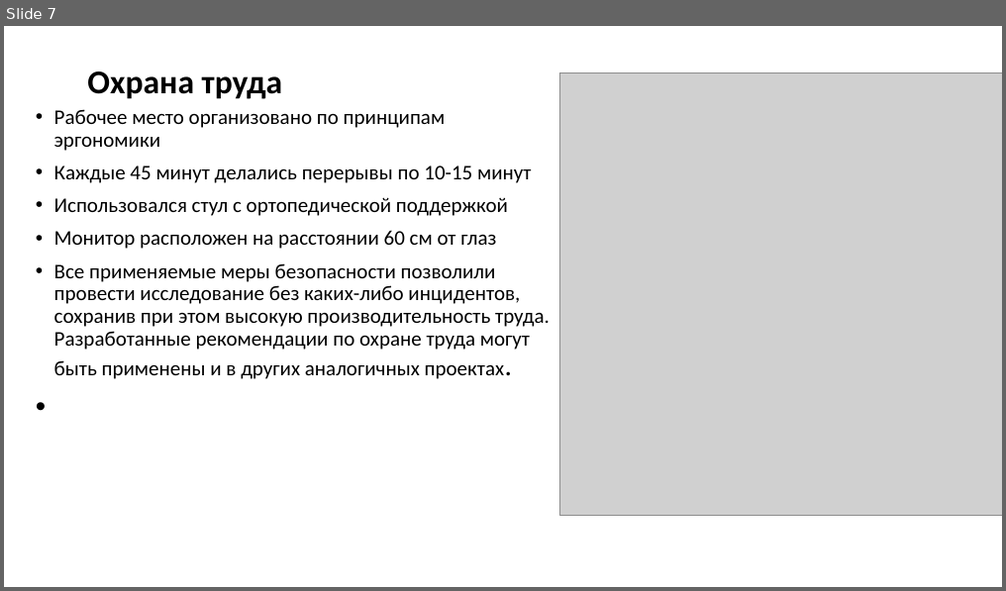
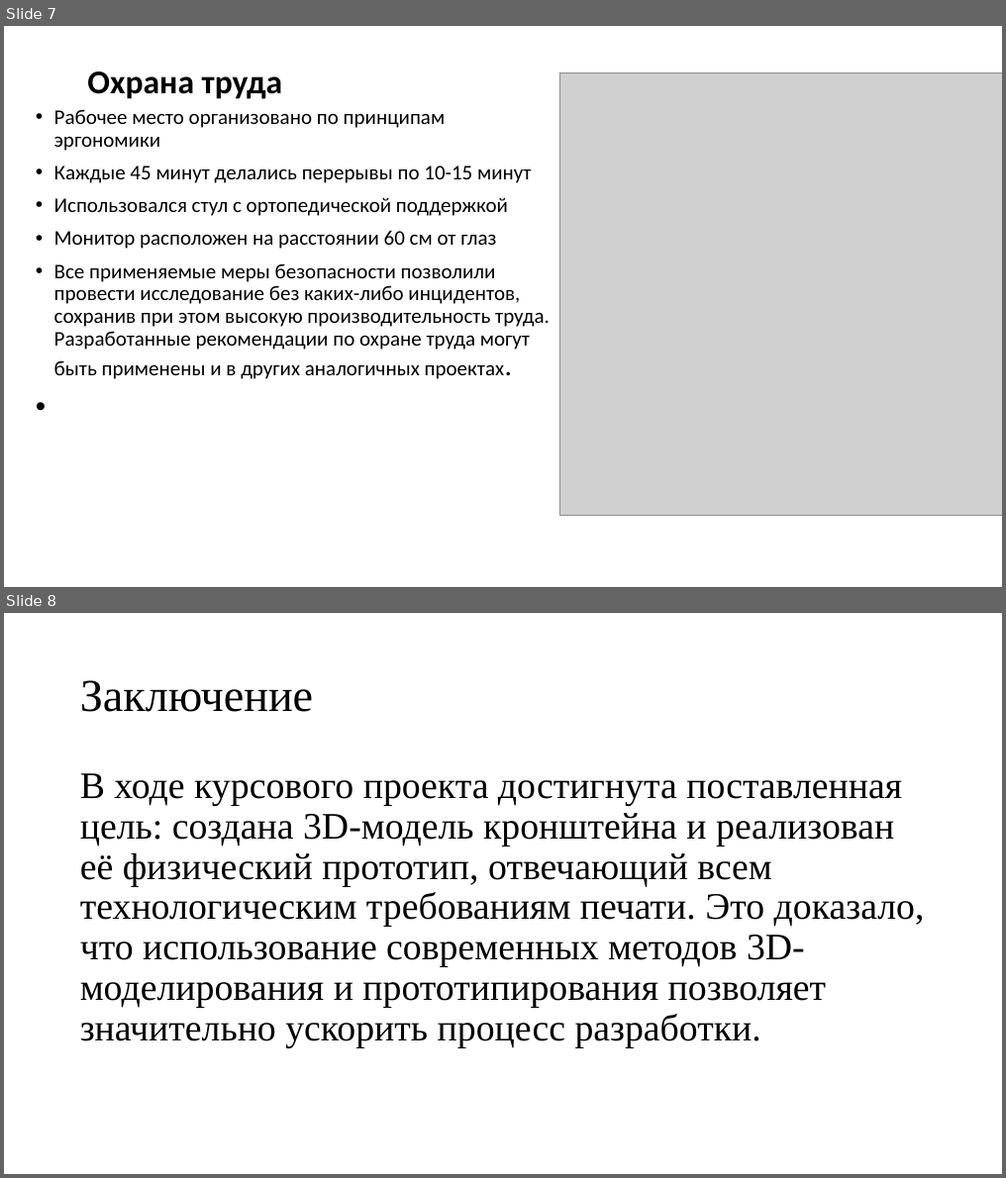
Before and after one commit to Katrina0372/KP1, a slide deck: презентацияшеина.pptx. Shown one above the other, each under a label of ours: slide 7 before the commit, slides 7 and 8 after it. The pictures are 1006x591 and 1006x1178 pixels, drawn with LibreOffice and Linux fonts; fonts in the diff are those of the drawing; grey boxes stand for pictures. Boxes give left, top, right and bottom in pixels: in the first picture for what was removed or moved away, otherwise in the second. Text is boxed around its words. In the diff, an @@ line names an element or a change of style, - is before the commit and + after.

```diff
--- a/презентацияшеина.pptx
+++ b/презентацияшеина.pptx
@@ slide 8 added at (x1=4, y1=613, x2=1002, y2=1174), background #FFFFFF @@
@@ title added at (x1=80, y1=680, x2=313, y2=712), 44 pt, text #000000 @@
+Заключение
@@ text added at (x1=80, y1=773, x2=925, y2=1049), 36 pt, text #000000 @@
+В ходе курсового проекта достигнута поставленная цель: создана 3D-модель кронштейна и реализован её физический прототип, отвечающий всем технологическим требованиям печати. Это доказало, что использование современных методов 3D-моделирования и прототипирования позволяет значительно ускорить процесс разработки.
```
Also in this commit, not shown: 1 other slide added.
